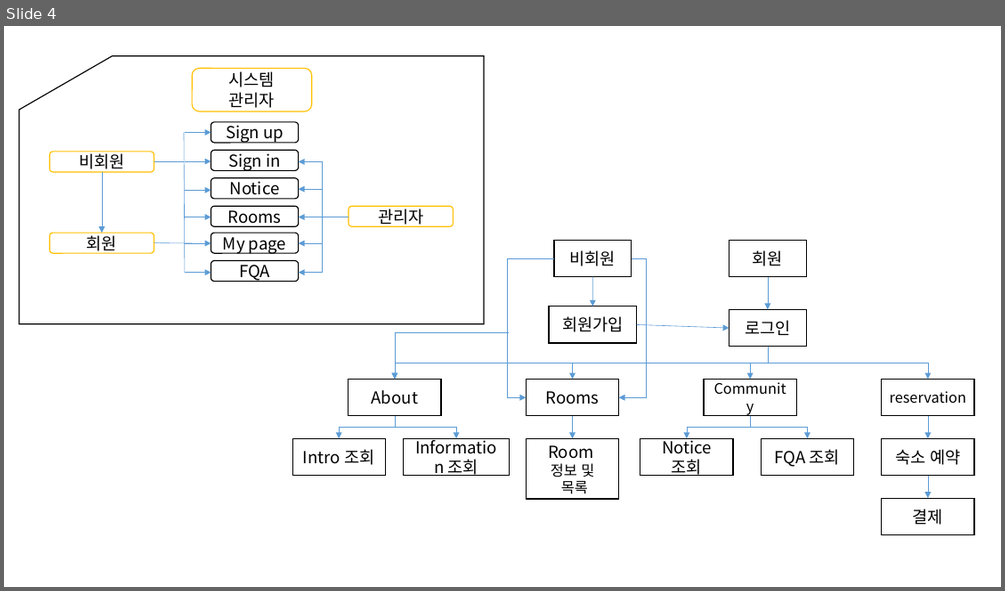
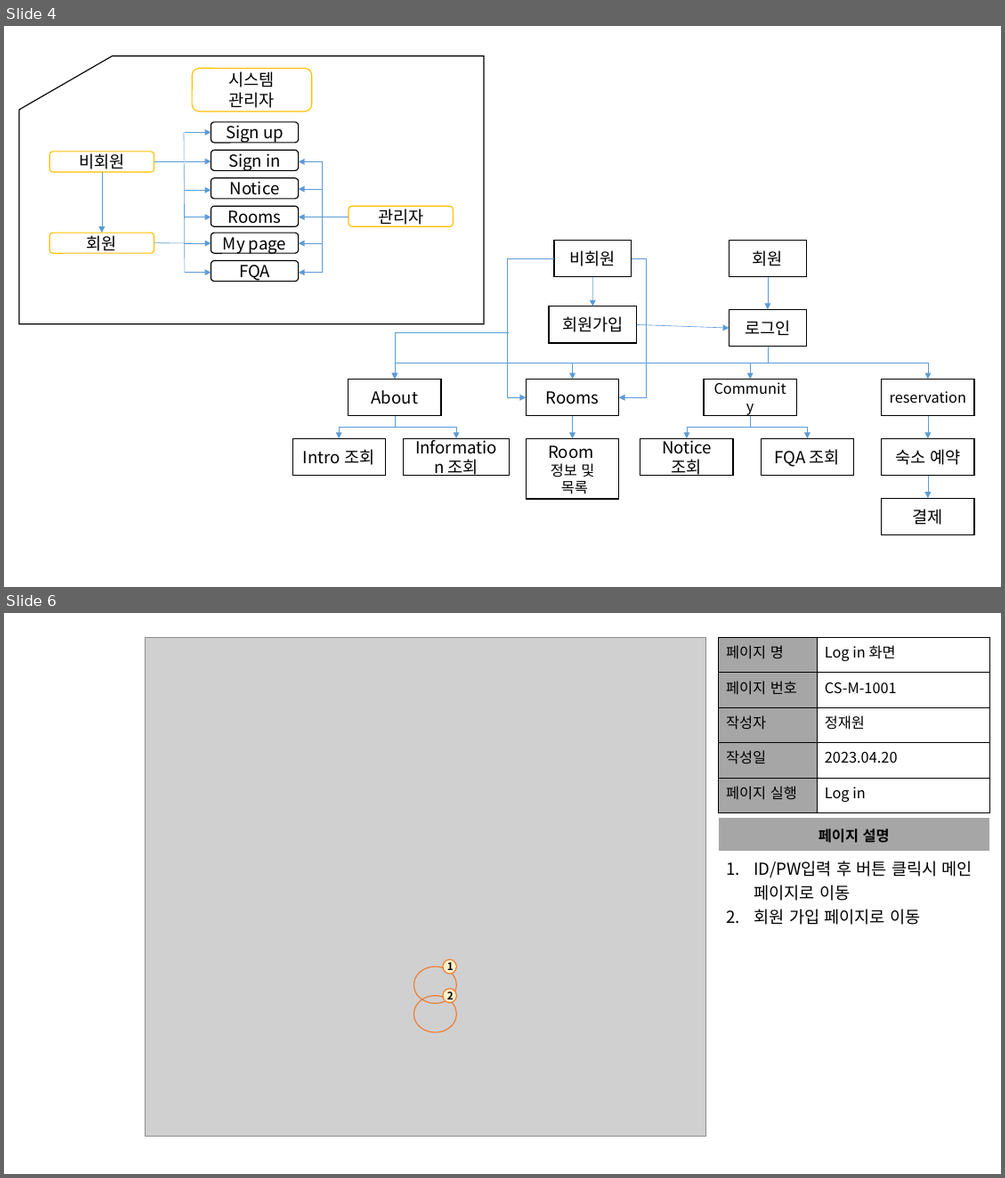
Before and after one commit to JeongJason/Camping-Story, a slide deck: 프레젠테이션1.pptx. Shown one above the other, each under a label of ours: slide 4 before the commit, slides 4 and 6 after it; the slides between them are not shown. The pictures are 1005x591 and 1005x1178 pixels, drawn with LibreOffice and Linux fonts; fonts in the diff are those of the drawing; grey boxes stand for pictures. Boxes give left, top, right and bottom in pixels: in the first picture for what was removed or moved away, otherwise in the second. Text is boxed around its words. In the diff, an @@ line names an element or a change of style, - is before the commit and + after.

```diff
--- a/프레젠테이션1.pptx
+++ b/프레젠테이션1.pptx
@@ slide 6 added at [4,613,1001,1174], background #FFFFFF @@
@@ picture added at [146,638,706,1136] @@
@@ table added at [719,638,990,812], 5 rows, 2 columns @@
+페이지 명 | Log in 화면
+페이지 번호 | CS-M-1001
+작성자 | 정재원
+작성일 | 2023.04.20
+페이지 실행 | Log in
@@ table added at [719,818,989,1078], 2 rows, 1 columns @@
+페이지 설명
+ID/PW입력 후 버튼 클릭시 메인 페이지로 이동 / 회원 가입 페이지로 이동
@@ ellipse added at [443,959,456,973], fill #FFF2CC, outline #ED7D31 1 pt, 10 pt, text #000000, bold @@
+1
@@ ellipse added at [413,966,456,1004], outline #ED7D31 1 pt @@
@@ ellipse added at [413,996,456,1032], outline #ED7D31 1 pt @@
@@ ellipse added at [443,989,456,1003], fill #FFF2CC, outline #ED7D31 1 pt, 10 pt, text #000000, bold @@
+2
```
Also in this commit, not shown: 1 other slide added, 1 slide removed.
